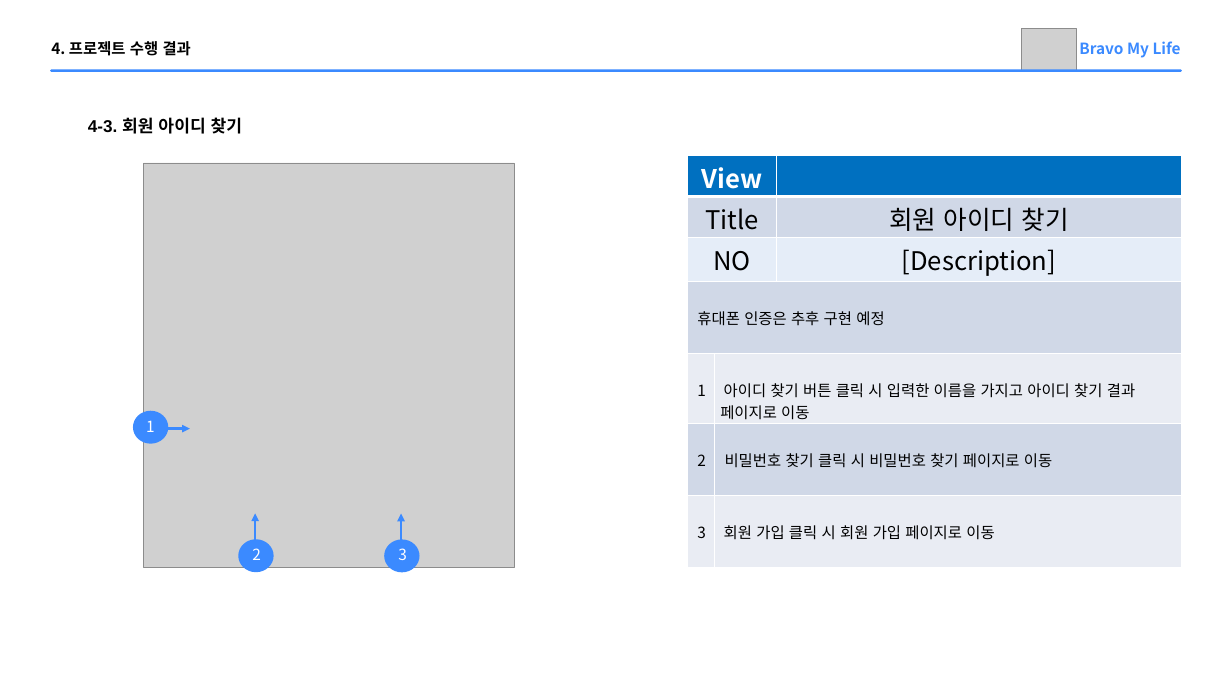
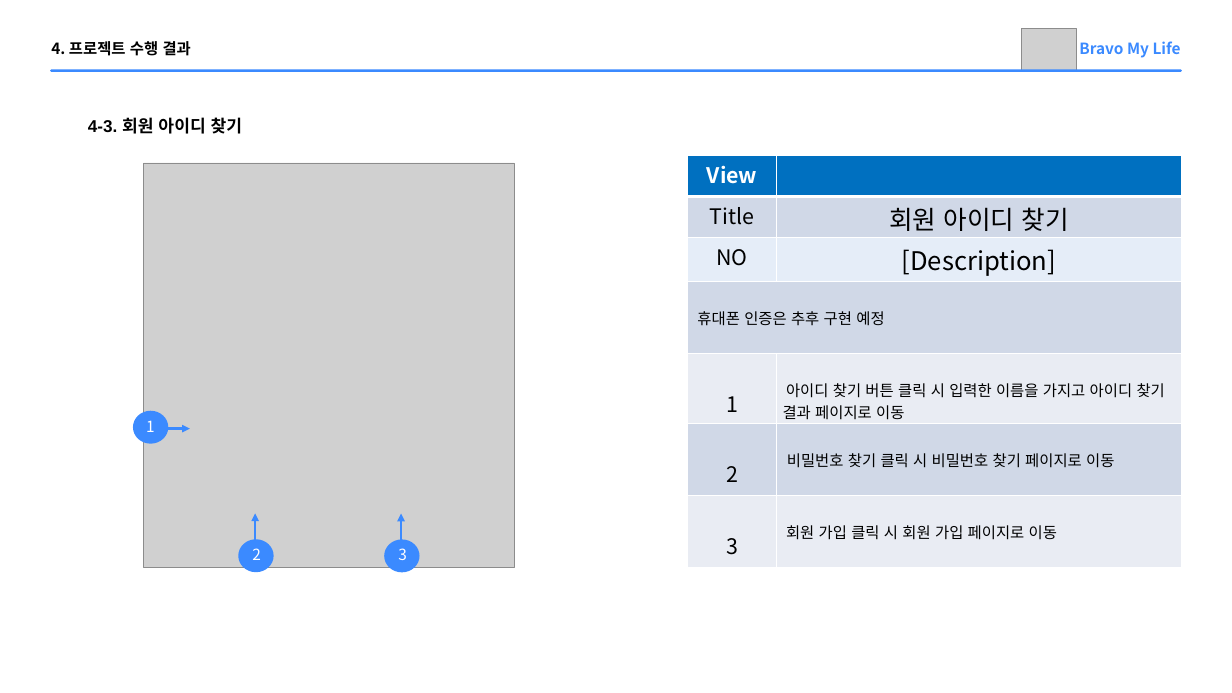
Before and after one commit to Parkjisoo00/ecommerce.saturn, a slide deck: slide 21 of resource/10.prepare/Saturn 미완성.pptx. Drawn at 1232x693 pixels with LibreOffice and Linux fonts; fonts in the diff are those of the drawing; grey boxes stand for pictures. Boxes give left, top, right and bottom in pixels: in the first picture for what was removed or moved away, otherwise in the second. Text is boxed around its words. In the diff, an @@ line names an element or a change of style, - is before the commit and + after.

```diff
--- a/resource/10.prepare/Saturn 미완성.pptx
+++ b/resource/10.prepare/Saturn 미완성.pptx
@@ table at (688, 155, 1181, 568) @@
-column 2:  |  |  |  | 아이디 찾기 버튼 클릭 시 입력한 이름을 가지고 아이디 찾기 결과 페이지로 이동 | 비밀번호 찾기 클릭 시 비밀번호 찾기 페이지로 이동 | 회원 가입 클릭 시 회원 가입 페이지로 이동
-column 3:  | 회원 아이디 찾기 | [Description] |  |  |  | 
+column 2:  | 회원 아이디 찾기 | [Description] |  | 아이디 찾기 버튼 클릭 시 입력한 이름을 가지고 아이디 찾기 결과 페이지로 이동 | 비밀번호 찾기 클릭 시 비밀번호 찾기 페이지로 이동 | 회원 가입 클릭 시 회원 가입 페이지로 이동
```
Also in this commit, not shown: 15 other slides changed.
